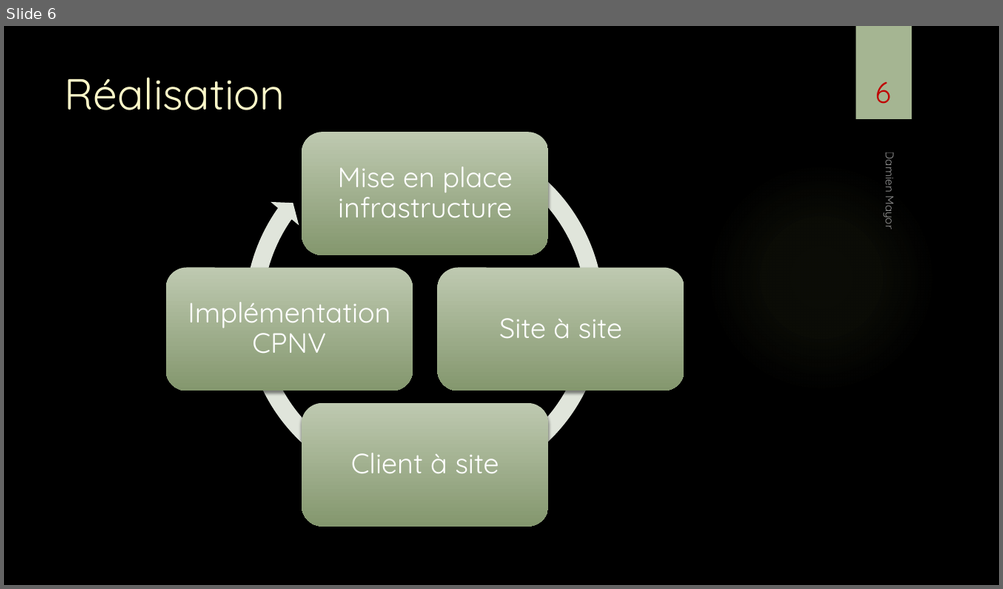
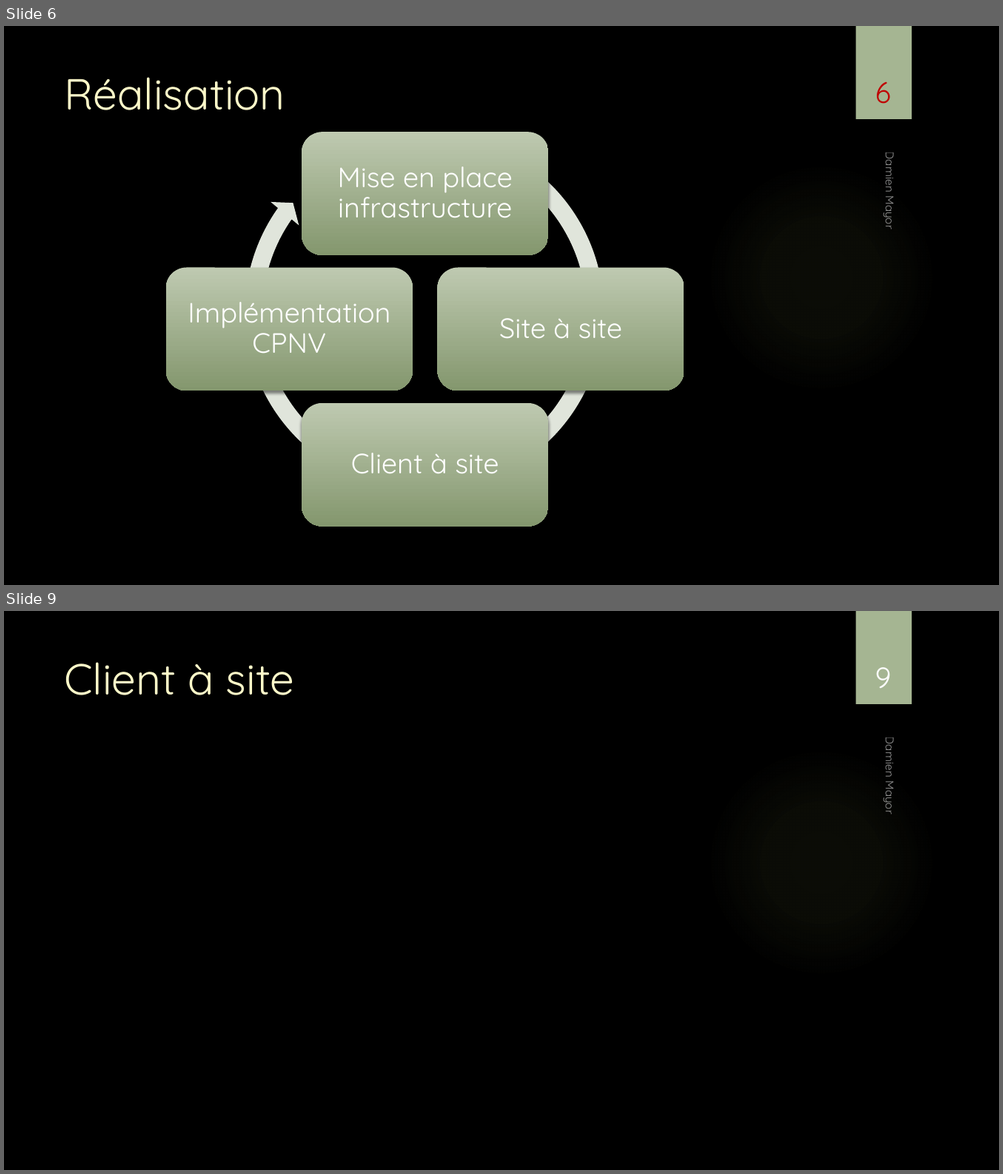
Before and after one commit to damienmayor/TPI, a slide deck: Présentation/Présentation TPI DMA.pptx. Shown one above the other, each under a label of ours: slide 6 before the commit, slides 6 and 9 after it; the slides between them are not shown. The pictures are 1003x589 and 1003x1174 pixels, drawn with LibreOffice and Linux fonts; fonts in the diff are those of the drawing; background and template pictures are left out. Boxes give left, top, right and bottom in pixels: in the first picture for what was removed or moved away, otherwise in the second. Text is boxed around its words. In the diff, an @@ line names an element or a change of style, - is before the commit and + after.

```diff
--- a/Présentation/Présentation TPI DMA.pptx
+++ b/Présentation/Présentation TPI DMA.pptx
@@ slide 9 added at (4, 611, 999, 1170), background picture (left out); not listed: 2 template elements that a slide beside it also shows @@
@@ title added at (64, 662, 295, 695), 42 pt, text #FEFAC9 @@
+Client à site
@@ page number added at (875, 667, 891, 688), 28 pt, text #FFFFFF @@
+9
@@ text added at (882, 741, 899, 814), 11 pt, text #FFFFFF at 60% opacity @@
+Damien Mayor
```
Also in this commit, not shown: 2 other slides added, 2 other files.
